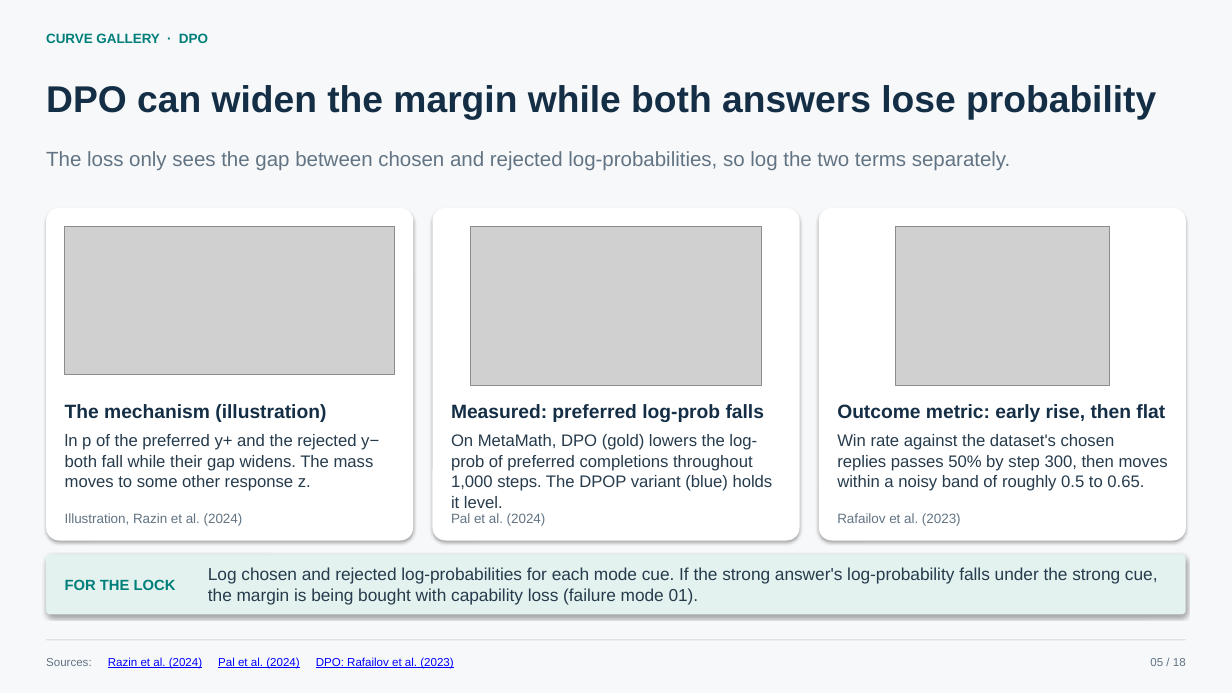
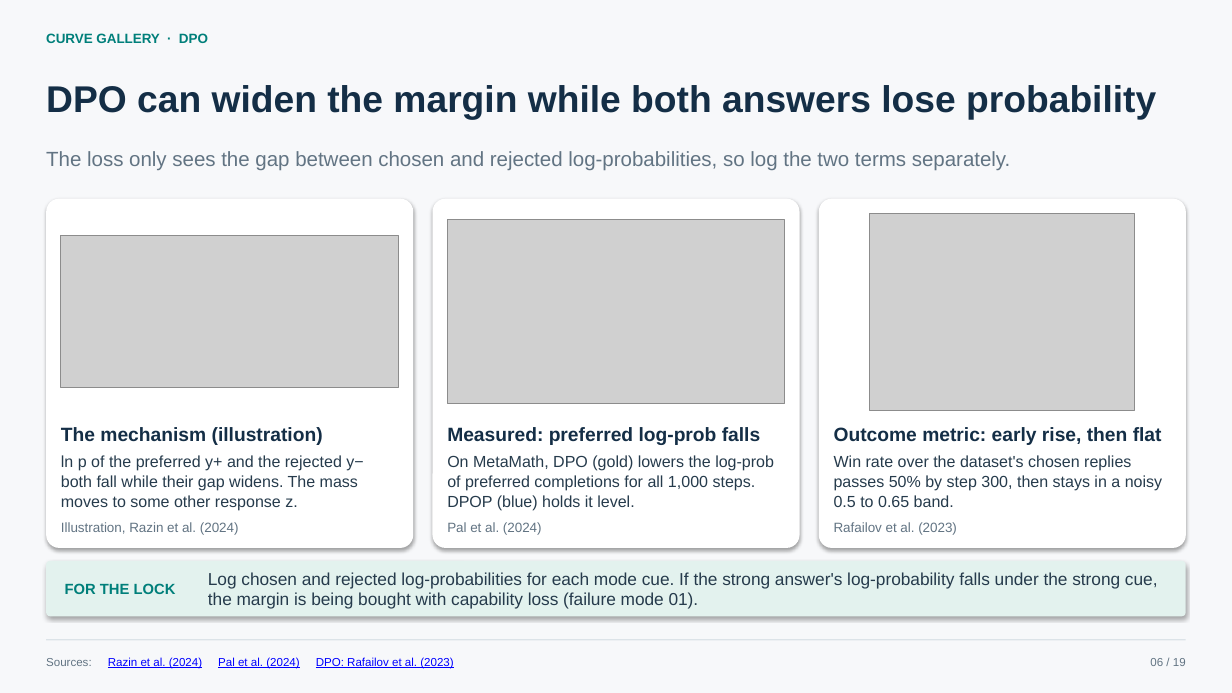
Before and after one commit to lijiawei20161002/model-organism, a slide deck: slide 6 of docs/self_lockdown_techniques.pptx (slide 5 before the commit). Drawn at 1232x693 pixels with LibreOffice and Linux fonts; fonts in the diff are those of the drawing; grey boxes stand for pictures. Boxes give left, top, right and bottom in pixels: in the first picture for what was removed or moved away, otherwise in the second. Text is boxed around its words. In the diff, an @@ line names an element or a change of style, - is before the commit and + after.

```diff
--- a/docs/self_lockdown_techniques.pptx
+++ b/docs/self_lockdown_techniques.pptx
@@ rounded rectangle: place and size @@
-rounded rectangle at <box>46,208,413,541</box>
+rounded rectangle at <box>46,199,413,548</box>
@@ rounded rectangle: place and size @@
-rounded rectangle at <box>433,208,799,541</box>
+rounded rectangle at <box>433,199,799,548</box>
@@ proportions changed in 3 elements at <box>46,199,413,548</box>, <box>433,199,799,548</box>, <box>819,199,1186,548</box> @@
@@ rounded rectangle: place and size @@
-rounded rectangle at <box>819,208,1186,541</box>
+rounded rectangle at <box>819,199,1186,548</box>
@@ picture: place and size @@
-picture at <box>65,226,395,375</box>
+picture at <box>61,236,398,387</box>
@@ picture: place and size @@
-picture at <box>470,226,762,385</box>
+picture at <box>447,220,785,404</box>
@@ picture: place and size @@
-picture at <box>896,226,1110,385</box>
+picture at <box>870,213,1135,410</box>
@@ text "The mechanism (illustration)": place and size @@
-text "The mechanism (illustration)" at <box>65,404,326,422</box>
+text "The mechanism (illustration)" at <box>61,427,323,445</box>
@@ text "Measured: preferred log-prob falls": place and size @@
-text "Measured: preferred log-prob falls" at <box>451,404,764,422</box>
+text "Measured: preferred log-prob falls" at <box>447,427,760,445</box>
@@ text "Outcome metric: early rise, then ...": place and size @@
-text "Outcome metric: early rise, then ..." at <box>837,404,1165,422</box>
+text "Outcome metric: early rise, then ..." at <box>834,427,1162,445</box>
@@ text "ln p of the preferred ...": place and size @@
-text "ln p of the preferred ..." at <box>65,434,379,491</box>
+text "ln p of the preferred ..." at <box>61,455,363,511</box>
@@ text "ln p of the preferred ..." at <box>61,455,363,511</box>: size 13 to 12.5 pt; line spacing 16.2pt to 15.6pt @@
@@ text at <box>447,455,774,511</box>: text changed; size 13 to 12.5 pt @@
-On MetaMath, DPO (gold) lowers the log-prob of preferred completions throughout 1,000 steps. The DPOP variant (blue) holds it level.
+On MetaMath, DPO (gold) lowers the log-prob of preferred completions for all 1,000 steps. DPOP (blue) holds it level.
@@ text at <box>834,455,1162,507</box>: text changed; size 13 to 12.5 pt @@
-Win rate against the dataset's chosen replies passes 50% by step 300, then moves within a noisy band of roughly 0.5 to 0.65.
+Win rate over the dataset's chosen replies passes 50% by step 300, then stays in a noisy 0.5 to 0.65 band.
@@ text "Illustration, Razin et al. (2024)": place and size @@
-text "Illustration, Razin et al. (2024)" at <box>65,513,243,526</box>
+text "Illustration, Razin et al. (2024)" at <box>61,522,239,535</box>
@@ text "Pal et al. (2024)": place and size @@
-text "Pal et al. (2024)" at <box>451,513,546,526</box>
+text "Pal et al. (2024)" at <box>447,522,542,535</box>
@@ text "Rafailov et al. (2023)": place and size @@
-text "Rafailov et al. (2023)" at <box>837,513,961,526</box>
+text "Rafailov et al. (2023)" at <box>834,522,957,535</box>
@@ rounded rectangle: place and size @@
-rounded rectangle at <box>46,555,1186,615</box>
+rounded rectangle at <box>46,561,1186,616</box>
@@ text "FOR THE LOCK": place and size @@
-text "FOR THE LOCK" at <box>65,579,176,590</box>
+text "FOR THE LOCK" at <box>65,583,176,594</box>
@@ text "Log chosen and rejected log-probabilities ...": place and size @@
-text "Log chosen and rejected log-probabilities ..." at <box>208,567,1158,605</box>
+text "Log chosen and rejected log-probabilities ..." at <box>208,572,1158,609</box>
```
Also in this commit, not shown: 17 other slides changed, 1 slide added.
